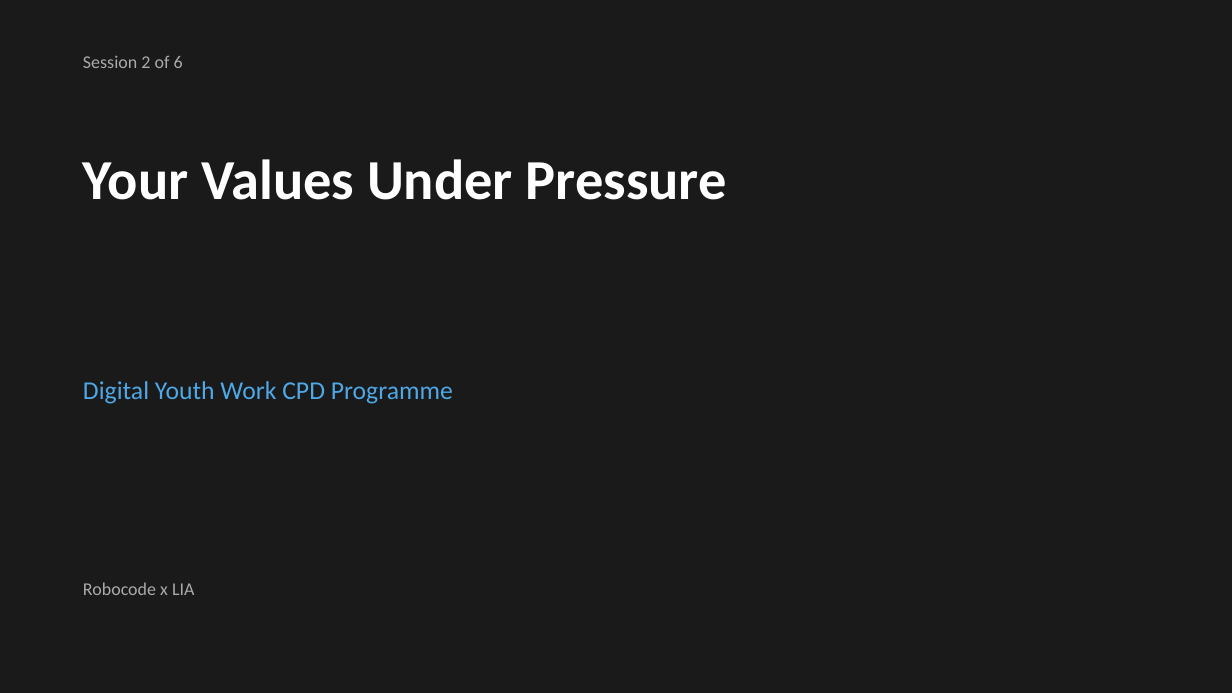
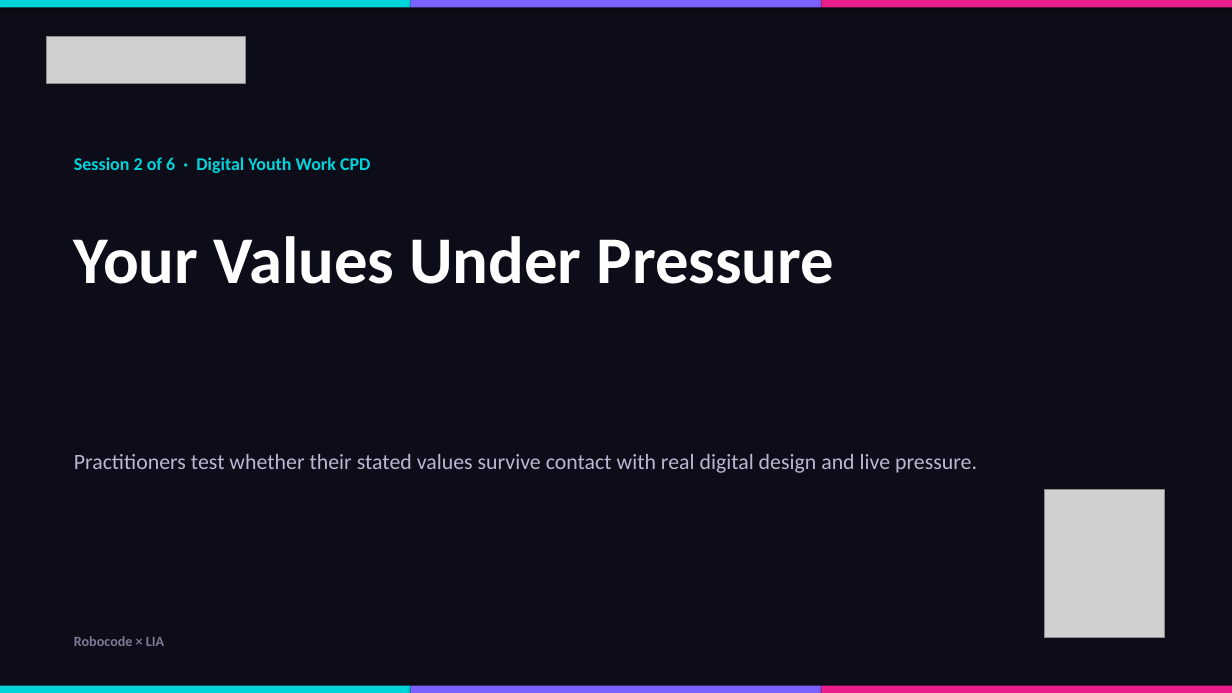
Before and after one commit to bh1ff/cpd-v2, a slide deck: slide 1 of assets/downloads/Session-2-Your-Values-Under-Pressure.pptx. Drawn at 1232x693 pixels with LibreOffice and Linux fonts; fonts in the diff are those of the drawing; grey boxes stand for pictures. Boxes give left, top, right and bottom in pixels: in the first picture for what was removed or moved away, otherwise in the second. Text is boxed around its words. In the diff, an @@ line names an element or a change of style, - is before the commit and + after.

```diff
--- a/assets/downloads/Session-2-Your-Values-Under-Pressure.pptx
+++ b/assets/downloads/Session-2-Your-Values-Under-Pressure.pptx
@@ background #1A1A1A to #0D0D1A @@
@@ rectangle added at [0,0,410,7], fill #00D4DB @@
@@ rectangle added at [410,0,821,7], fill #7B61FF @@
@@ rectangle added at [822,0,1232,7], fill #E91E8C @@
@@ picture added at [46,37,245,83] @@
@@ text at [74,157,370,173]: text changed; text colour #AAAAAA to #00D4DB; bold on @@
-Session 2 of 6
+Session 2 of 6 · Digital Youth Work CPD
@@ text "Your Values Under Pressure": place and size @@
-text "Your Values Under Pressure" at [83,159,727,200]
+text "Your Values Under Pressure" at [74,236,834,284]
@@ text "Your Values Under Pressure" at [74,236,834,284]: size 44 to 52 pt @@
@@ text removed at [83,381,453,404] @@
-Digital Youth Work CPD Programme
@@ text added at [74,454,977,473], 17 pt, text #B8B8D0 @@
+Practitioners test whether their stated values survive contact with real digital design and live pressure.
@@ picture added at [1044,490,1165,638] @@
@@ text at [74,636,164,646]: text changed; size 14 to 11 pt; text colour #AAAAAA to #7B7B96; bold on @@
-Robocode x LIA
+Robocode × LIA
@@ rectangle added at [0,686,410,693], fill #00D4DB @@
@@ rectangle added at [410,686,821,693], fill #7B61FF @@
@@ rectangle added at [822,686,1232,693], fill #E91E8C @@
```
Also in this commit, not shown: 10 other slides changed, 21 slides added, 6 slides removed, 2 other files.
